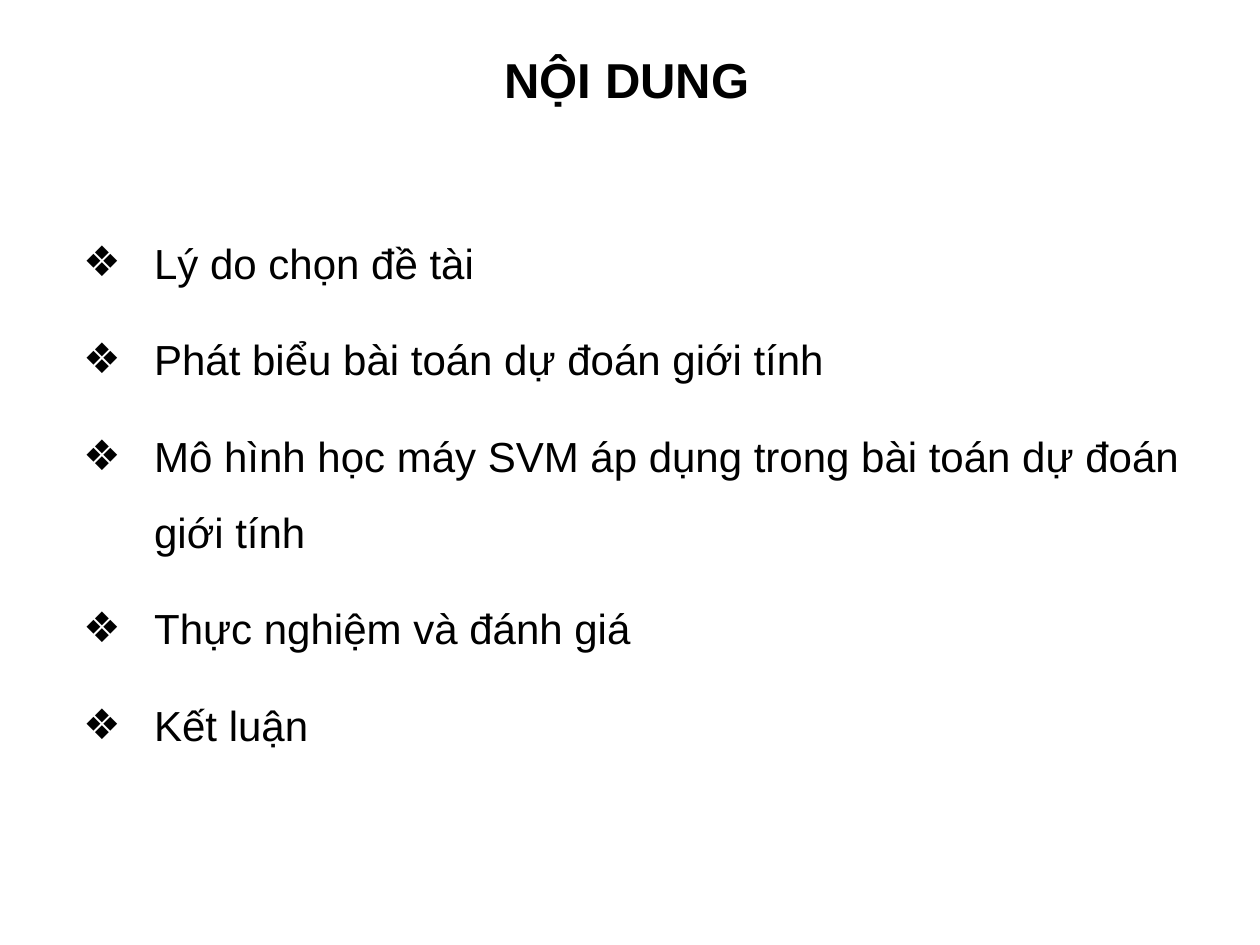
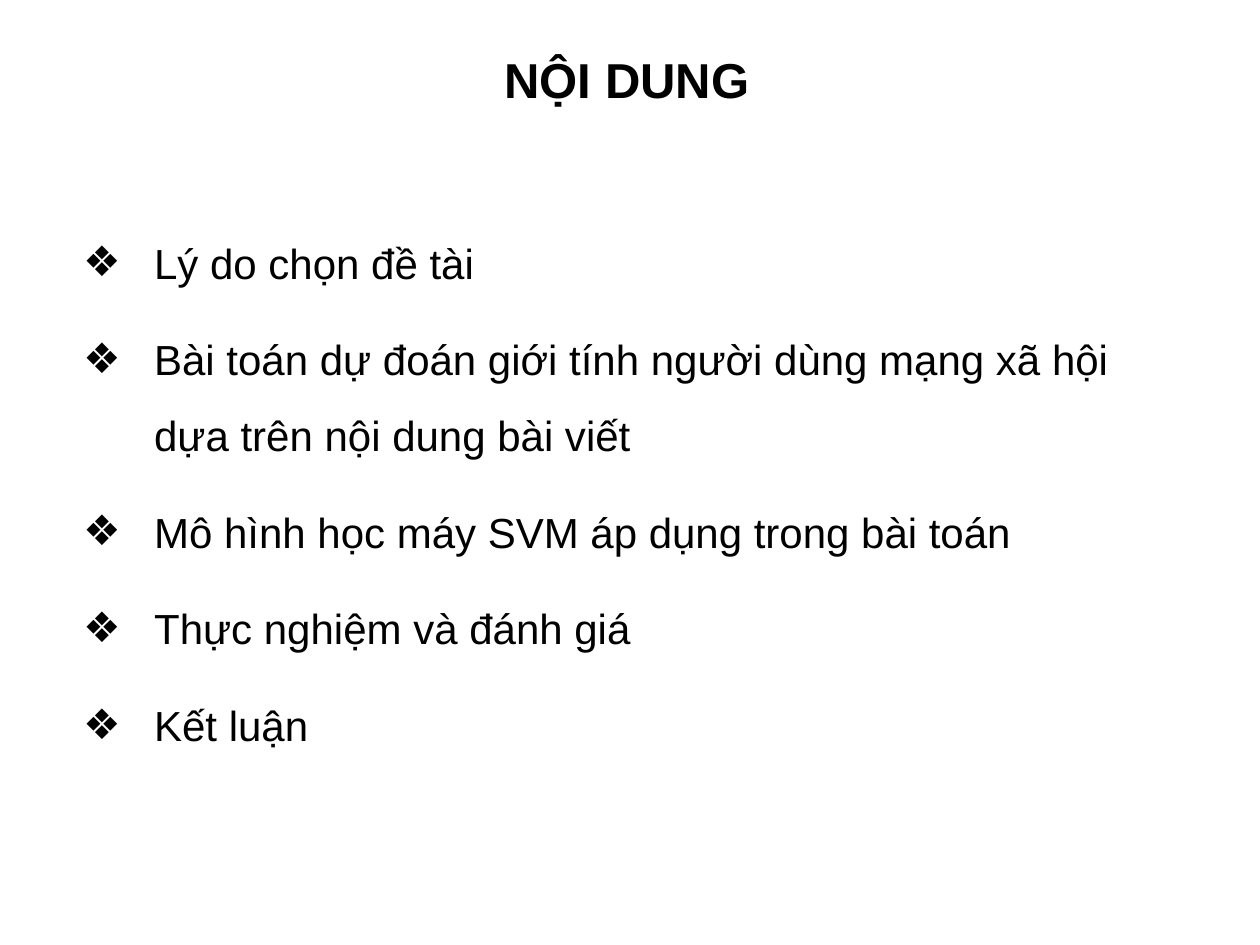
Before and after one commit to truonghaibg/thesis, a slide deck: slide 2 of tchai/Slide_LuanVan_TruongCongHai.ppt. Drawn at 1260x945 pixels with LibreOffice and Linux fonts; fonts in the diff are those of the drawing; background and template pictures are left out. Boxes give left, top, right and bottom in pixels: in the first picture for what was removed or moved away, otherwise in the second. Text is boxed around its words. In the diff, an @@ line names an element or a change of style, - is before the commit and + after.

```diff
--- a/tchai/Slide_LuanVan_TruongCongHai.ppt
+++ b/tchai/Slide_LuanVan_TruongCongHai.ppt
@@ text at (x1=154, y1=344, x2=1108, y2=556): text changed @@
-❖ Phát biểu bài toán dự đoán giới tính
-❖ Mô hình học máy SVM áp dụng trong bài toán dự đoán giới tính
+❖ Bài toán dự đoán giới tính người dùng mạng xã hội dựa trên nội dung bài viết
+❖ Mô hình học máy SVM áp dụng trong bài toán
```
Also in this commit, not shown: 13 other slides changed, 1 slide added, 1 slide removed.
